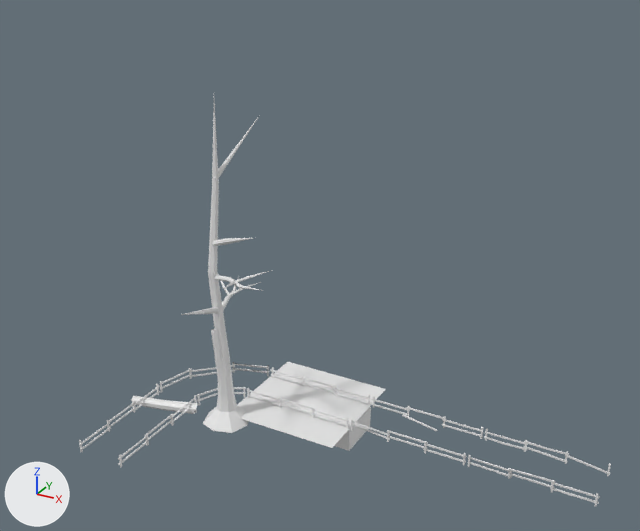
Two versions of the Blender file Assets [External]/path tiles.blend, one commit apart.
Camera for both pictures: a 50 mm camera at (37.2, -51.4, 41.1) aimed at (10.1, -2.1, 16.4). Every picture has the same lights, and +X, +Y and +Z are marked at lower left.
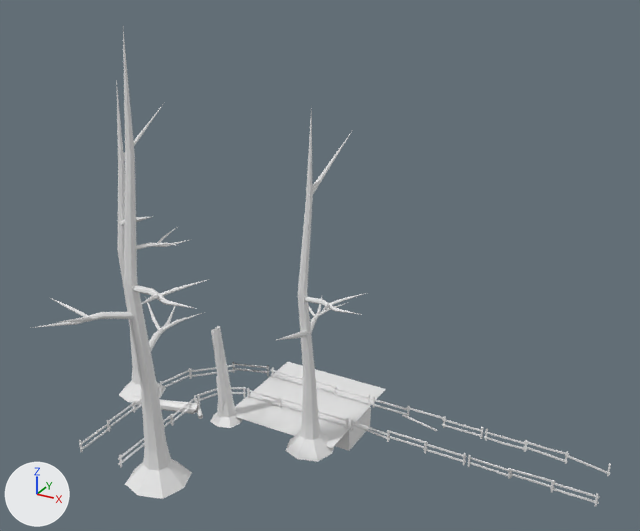
Location of each change, [x1, y1, x2, y2] in pixels of the pictures (640 x 531 px):
'Cube.009', added
    after: [32, 31, 207, 499]
'Cube.008', moved
    before: [181, 126, 272, 433]
    after: [277, 111, 366, 462]
'Cube.006', moved
    before: [203, 102, 258, 433]
    after: [116, 80, 166, 402]
'Cube.010', added
    after: [196, 376, 224, 424]

The edits, one by one:
Mesh me_cube_009 is new.
It has 285 vertices, 272 faces and spans x -5.5..6.6, y -6.8..6.5, z -0.6..32.9.
Mesh me_cube_010 is new.
It has 112 vertices, 105 faces and spans x -3.61..0.74, y -1.51..0.63, z -0.38..3.81.
Object 'Cube.008' (ob_cube_008) moves from (0.0, 0.0, 0.0) to (8.0, 0.0, 0.0).
Object 'Cube.006' (ob_cube_006) moves from (0.0, 0.0, 0.02) to (-9.0, 0.0, 0.02).
Object 'Cube.009' (ob_cube_009) is new; it shows me_cube_009.
Its location is (0.0, -9.0, 0.0).
Object 'Cube.010' (ob_cube_010) is new; it shows me_cube_010.
Its location is (0.0, 0.0, 0.0).
